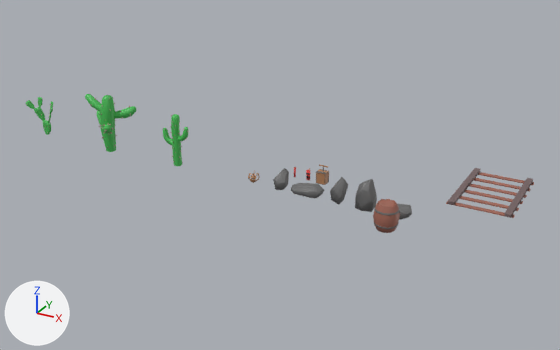
Before and after pictures for a commit that changed the Blender file Modelos/breder cowboy/breder semestre2 semana 1.blend.
Before and after are seen from a 50 mm lens placed at (11.88, -13.8, 10.35), pointed at (0.27, 7.32, -0.21). The lights are fixed; the arrows at lower left show +X, +Y and +Z.

The first picture shows 'Barril', 'Cactus1', 'Cactus2', 'Pedra2', 'Pedra4', 'Trilho', 'Tumbleweed'.
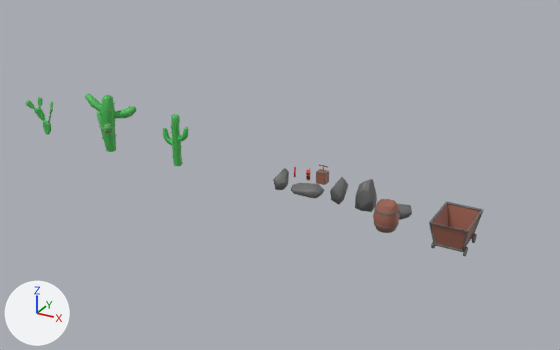
Commit message: carrinho de mina

Boxes (x1, y1, x2, y2) around the edits, measured in the pictures (560 x 350 px):
'CarrinhoMina', added (brown): after (429, 201, 484, 256)
    faces in mat_material_marrom (brown #a16656): (431, 204, 480, 250)
    faces in mat_material_cinza (dark grey #6c6c6c): (429, 201, 484, 256)
'Trilho', hidden: before (446, 168, 534, 218)
'Tumbleweed', hidden: before (248, 170, 260, 183)

The change, as a diff of the scene's bpy script:
```diff
--- a/Modelos/breder cowboy/breder semestre2 semana 1.blend.py
+++ b/Modelos/breder cowboy/breder semestre2 semana 1.blend.py
@@ me_cube_002 @@
+me_cube_002.from_pydata(...)  # 312 vertices, 290 faces; spans x -0.53..0.53, y -0.745..0.745, z -0.41..0.487
+me_cube_002.polygons.foreach_set('use_smooth', [True] * 290)
+# faces by material slot: [280, 10]
+me_cube_002.materials.append(mat_material_cinza)  # dark grey #6c6c6c
+me_cube_002.materials.append(mat_material_marrom)  # brown #a16656
@@ ob_tumbleweed @@
 ob_tumbleweed.location = (0.0, 6.0, 0.0)
+ob_tumbleweed.hide_set(True)
@@ ob_trilho @@
 ob_trilho.location = (7.0, 9.0, 0.0)
+ob_trilho.hide_set(True)
@@ ob_carrinhomina @@
+ob_carrinhomina = bpy.data.objects.new('CarrinhoMina', me_cube_002)
+ob_carrinhomina.location = (7.0, 5.0, 0.41)
```
